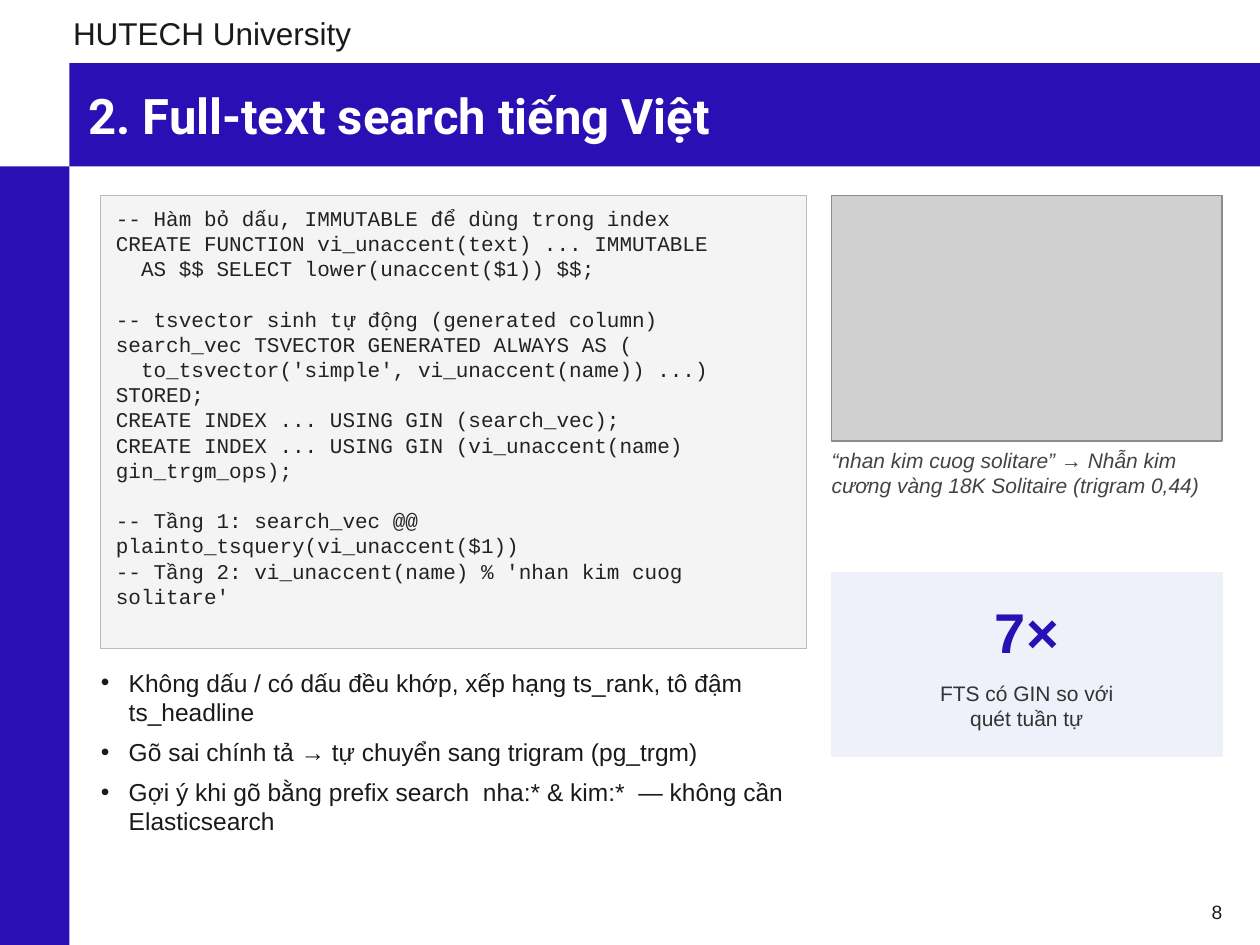
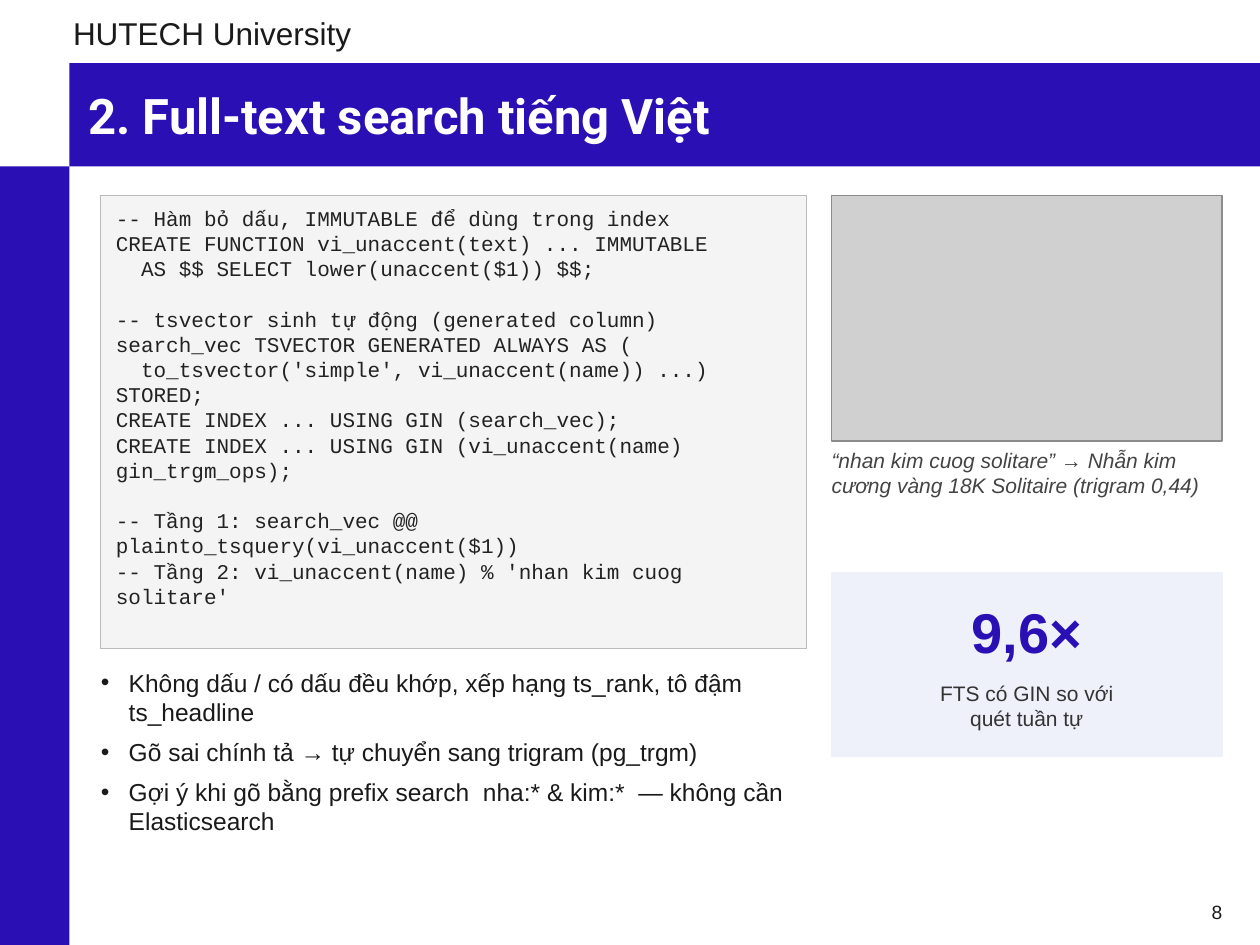
Before and after one commit to phunganhtuan123/master-csdl, a slide deck: slide 8 of docs/Slide_CSDL_Nhom6_PostgreSQL.pptx. Drawn at 1260x945 pixels with LibreOffice and Linux fonts; fonts in the diff are those of the drawing; grey boxes stand for pictures; background and template pictures are left out. Boxes give left, top, right and bottom in pixels: in the first picture for what was removed or moved away, otherwise in the second. Text is boxed around its words. In the diff, an @@ line names an element or a change of style, - is before the commit and + after.

```diff
--- a/docs/Slide_CSDL_Nhom6_PostgreSQL.pptx
+++ b/docs/Slide_CSDL_Nhom6_PostgreSQL.pptx
@@ text at (x1=972, y1=614, x2=1082, y2=662): text changed @@
-7×
+9,6×
```
Also in this commit, not shown: 9 other slides changed, 24 other files.
